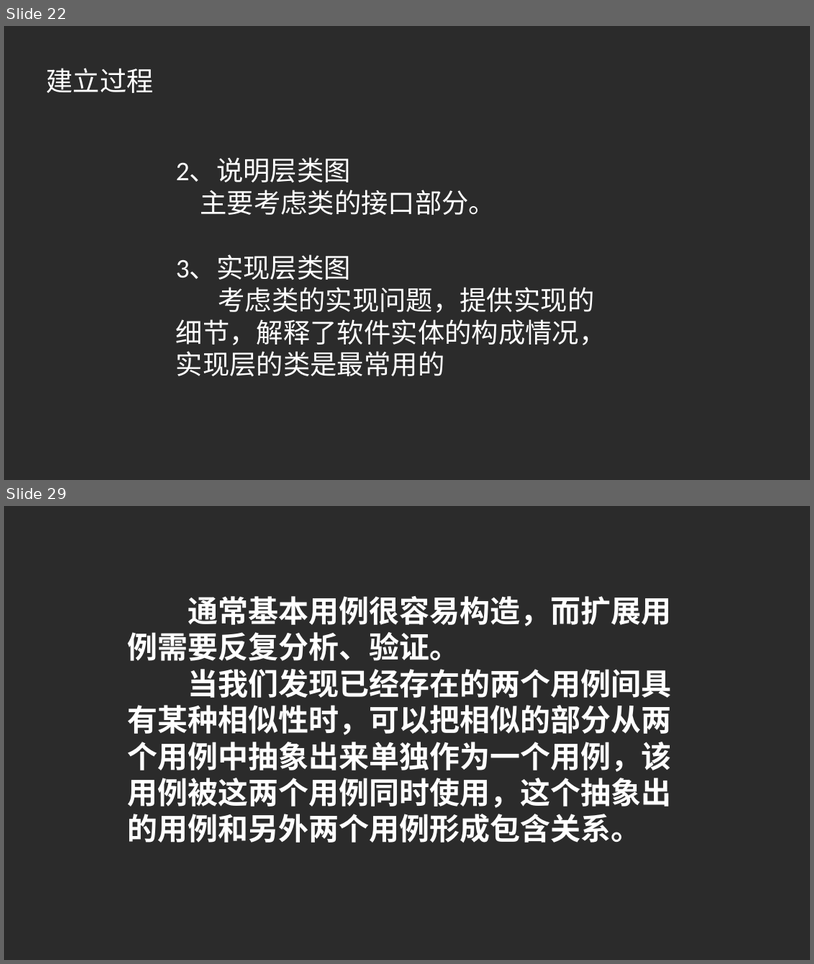
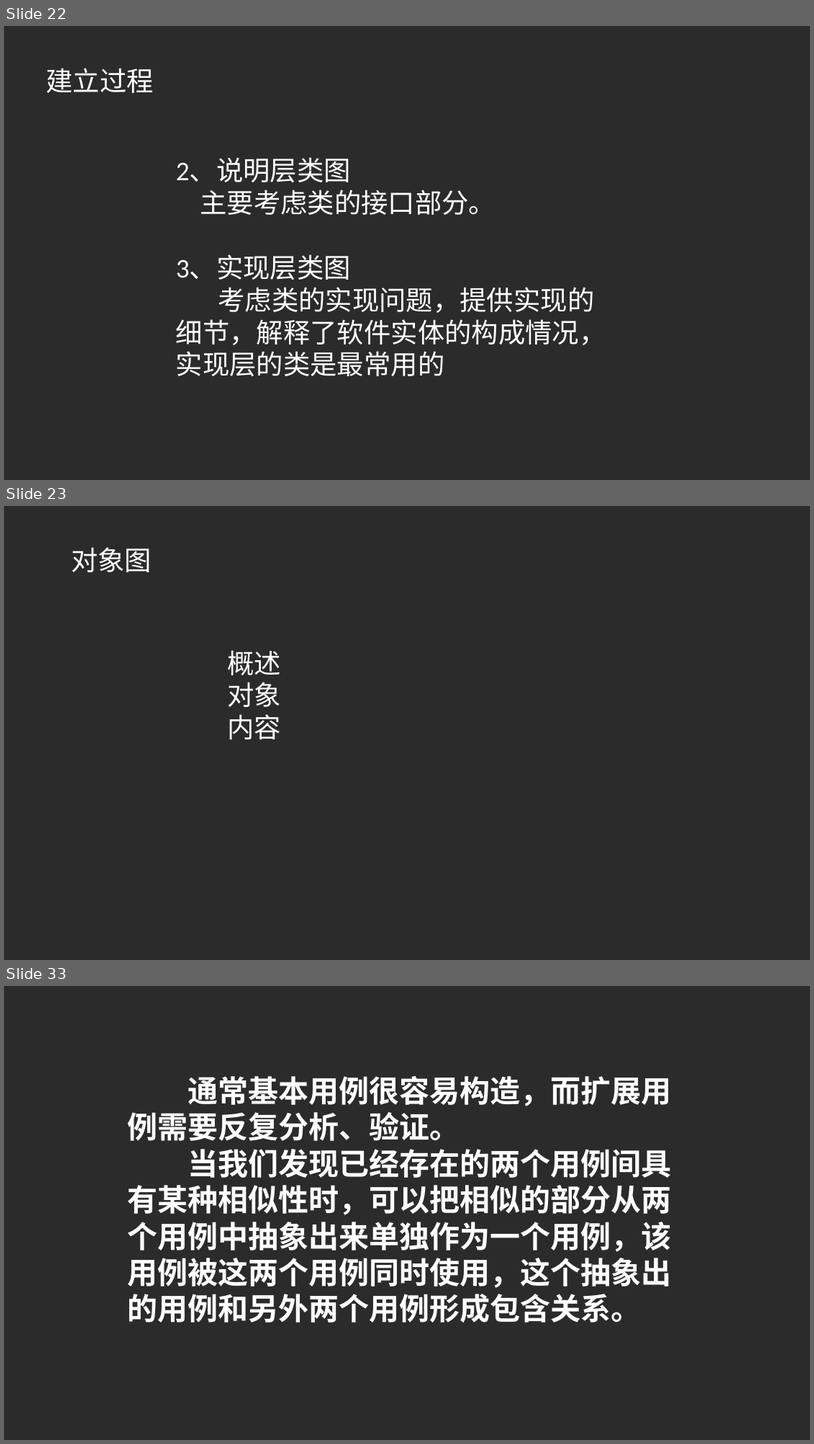
Before and after one commit to PRD2017G23/-, a slide deck: UML基础_图.pptx. Shown one above the other, each under a label of ours: slides 22 and 29 before the commit, slides 22, 23 and 33 after it; the slides between them are not shown. The pictures are 814x964 and 814x1444 pixels, drawn with LibreOffice and Linux fonts; fonts in the diff are those of the drawing; background and template pictures are left out; a plain dark background stands for a picture behind light text. Boxes give left, top, right and bottom in pixels: in the first picture for what was removed or moved away, otherwise in the second. Text is boxed around its words. In the diff, an @@ line names an element or a change of style, - is before the commit and + after.

```diff
--- a/UML基础_图.pptx
+++ b/UML基础_图.pptx
@@ slide 23 added at box(4, 506, 810, 960), background picture (left out) @@
@@ text added at box(71, 547, 152, 572), 32 pt, text #FFFFFF @@
+对象图
@@ text added at box(227, 650, 281, 739), 32 pt, text #FFFFFF @@
+概述
+对象
+内容
@@ what was slide 29 is now slide 33 @@
```
Also in this commit, not shown: 4 slides changed, 3 other slides added.
